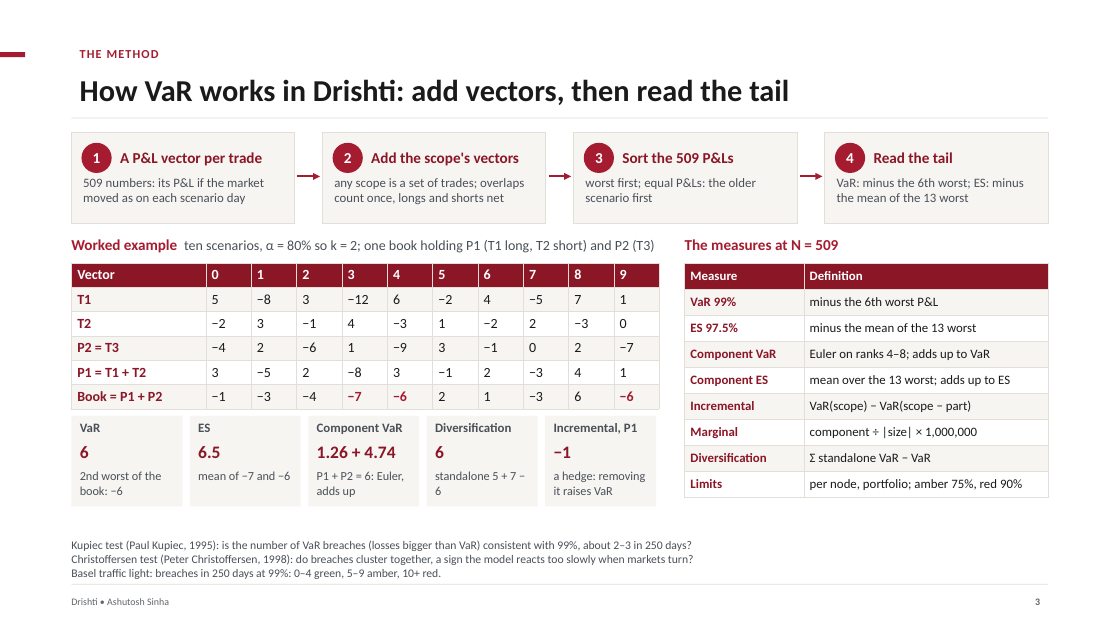
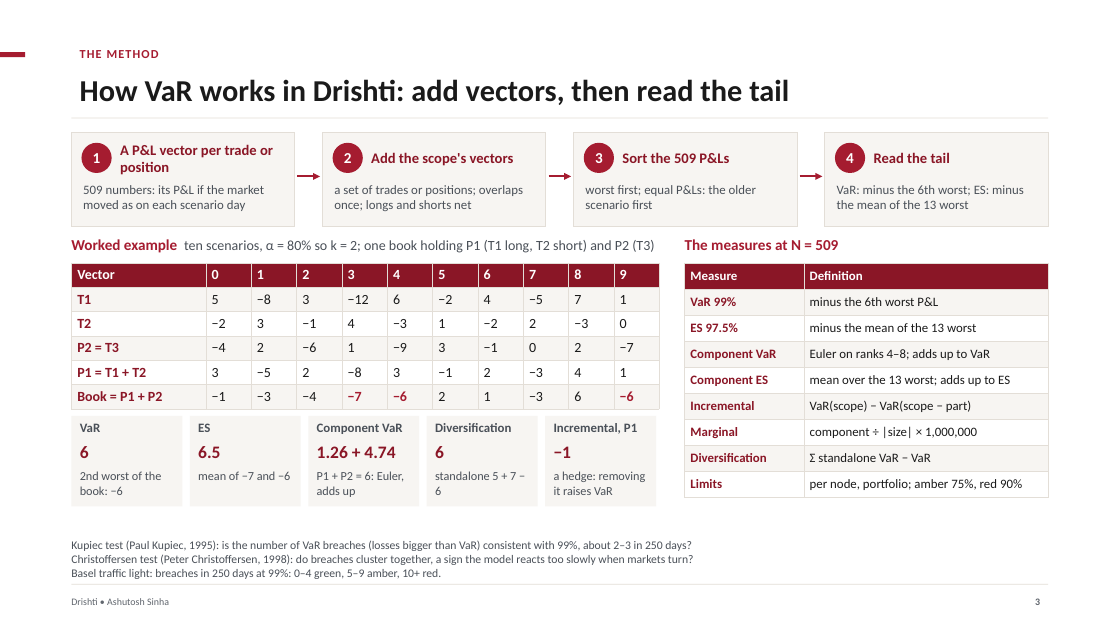
Before and after one commit to ajsinha/drishti, a slide deck: slide 3 of docs/publications/Drishti-VaR-Engine.pptx. Drawn at 1120x630 pixels with LibreOffice and Linux fonts; fonts in the diff are those of the drawing. Boxes give left, top, right and bottom in pixels: in the first picture for what was removed or moved away, otherwise in the second. Text is boxed around its words. In the diff, an @@ line names an element or a change of style, - is before the commit and + after.

Commit message:
The VaR engine deck says trades or positions wherever both apply

```diff
--- a/docs/publications/Drishti-VaR-Engine.pptx
+++ b/docs/publications/Drishti-VaR-Engine.pptx
@@ rectangle: place and size @@
-rectangle at (71,133,295,223)
+rectangle at (71,133,295,227)
@@ text at (120,144,273,175): text changed; size 13 to 12.5 pt @@
-A P&L vector per trade
+A P&L vector per trade or position
@@ rectangle: place and size @@
-rectangle at (323,133,546,223)
+rectangle at (323,133,546,227)
@@ rectangle: place and size @@
-rectangle at (574,133,797,223)
+rectangle at (574,133,797,227)
@@ rectangle: place and size @@
-rectangle at (825,133,1049,223)
+rectangle at (825,133,1049,227)
@@ size 13 to 12.5 pt in 3 elements at (371,152,514,166), (622,152,729,163), (874,152,950,163) @@
@@ text at (334,185,523,211): text changed @@
-any scope is a set of trades; overlaps count once, longs and shorts net
+a set of trades or positions; overlaps once; longs and shorts net
@@ 3 texts: place and size @@
-3 texts at (83,178,1024,204)
+3 texts at (83,185,1024,211)
```
Also in this commit, not shown: 7 other slides changed, 1 other file.
